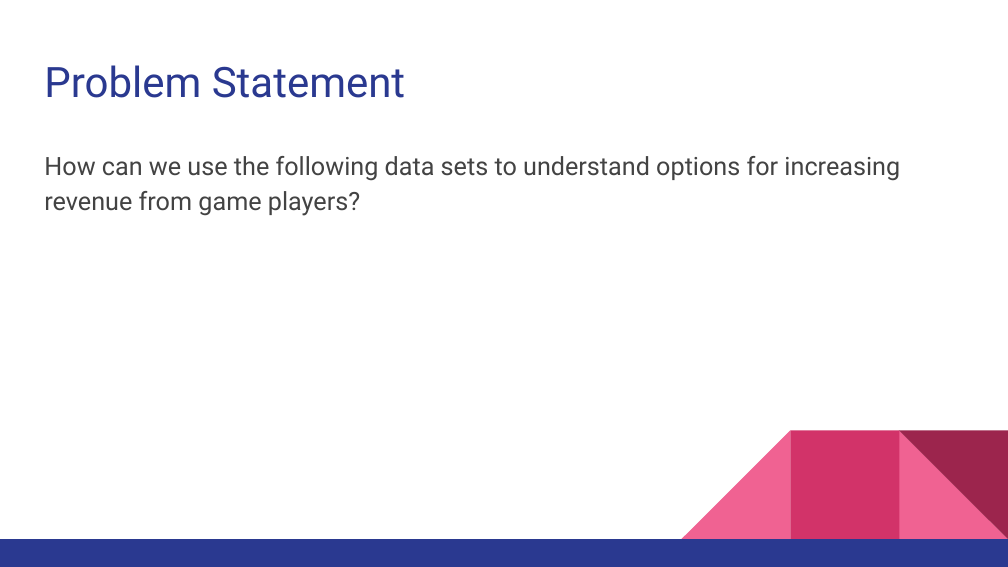
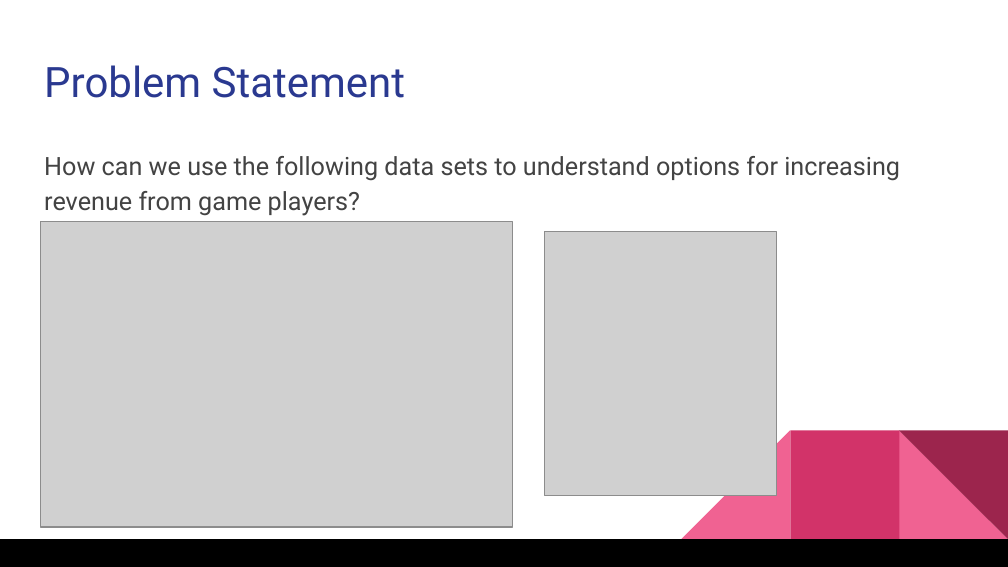
Before and after one commit to karmarv/coursera, a slide deck: slide 2 of big-data-capstone/submissions/Coursera-BigData-Capstone-Student-Submission-Final-Presentation.pptx. Drawn at 1008x567 pixels with LibreOffice and Linux fonts; fonts in the diff are those of the drawing; grey boxes stand for pictures. Boxes give left, top, right and bottom in pixels: in the first picture for what was removed or moved away, otherwise in the second. Text is boxed around its words. In the diff, an @@ line names an element or a change of style, - is before the commit and + after.

```diff
--- a/big-data-capstone/submissions/Coursera-BigData-Capstone-Student-Submission-Final-Presentation.pptx
+++ b/big-data-capstone/submissions/Coursera-BigData-Capstone-Student-Submission-Final-Presentation.pptx
@@ picture added at (40, 222, 513, 527) @@
@@ picture added at (544, 232, 776, 496) @@
@@ rectangle at (0, 539, 1008, 566): fill #2A3990 to #000000 @@
```
Also in this commit, not shown: 4 other slides changed, 2 slides added, 2 slides removed, 13 other files.
